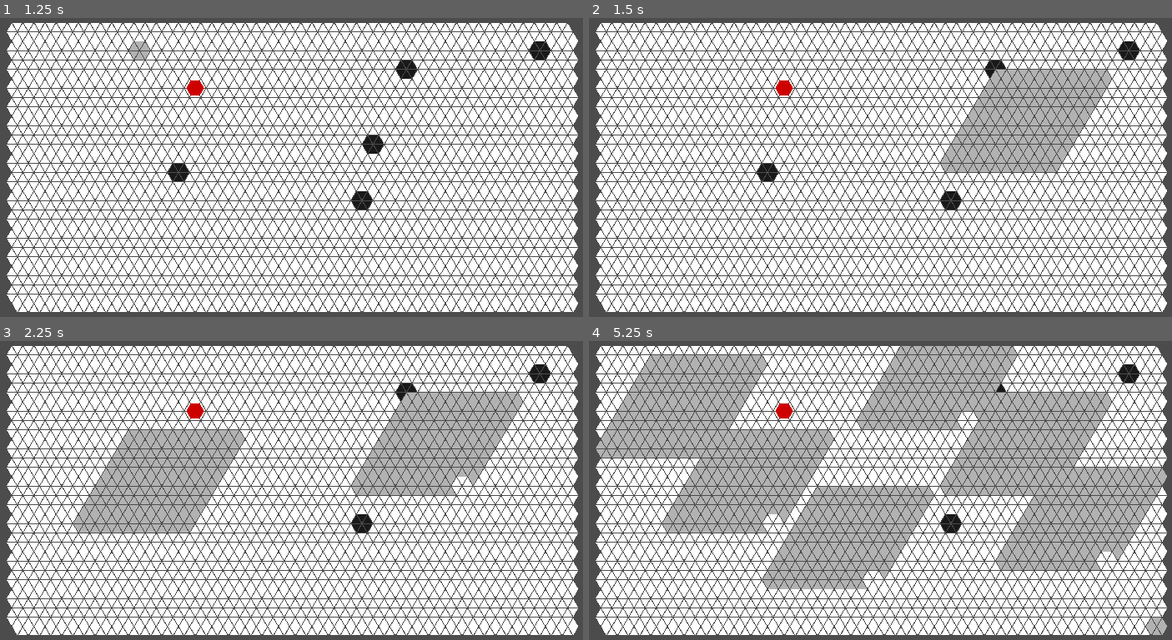
Above: before the commit, frames 1-4 (two rows, left to right).
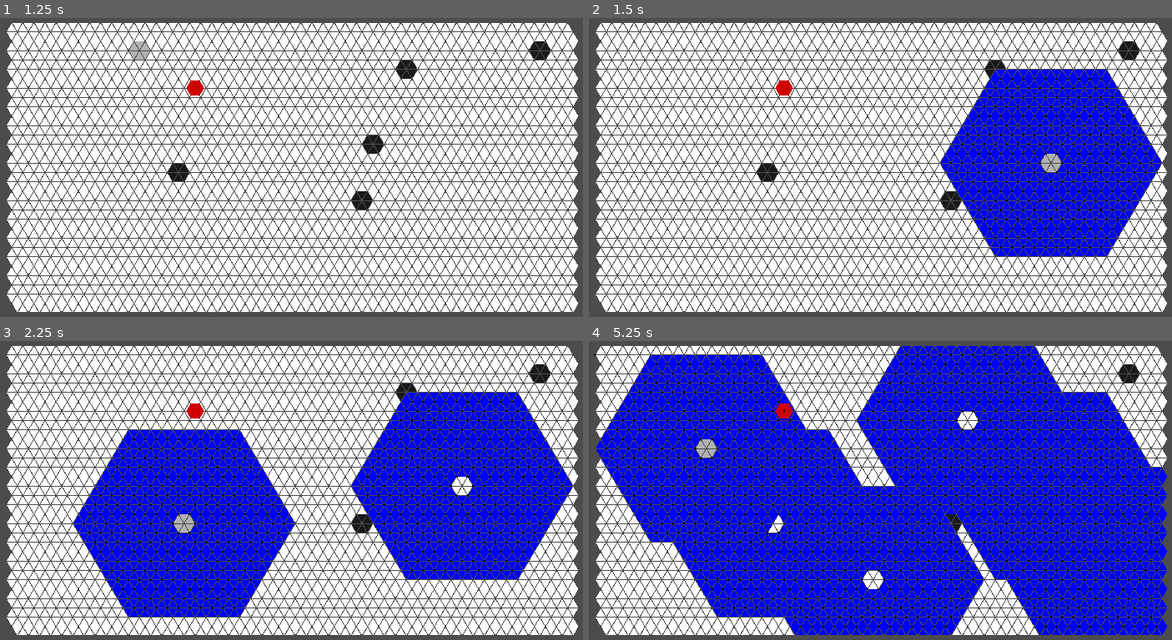
Above: after the commit, the same moments.

Repository: F3lixitas/pousse_pousse_nain
Game: Godot game, scene res://scenes/menu.tscn
Same seed, same stepped clock (60 frames per second), same inputs: the game is played once before the commit and once after it.
Inputs (mouse positions are in pixels of both pictures, inside the frame that each line leads up to):
- Up to frame 1 (1.25 s): click "Launch game" at 0.5 s
- Up to frame 2 (1.5 s): tap Enter at 1.25 s; move the mouse to (1049, 164) at 1.27 s; click (1049, 164) at 1.42 s
- Up to frame 3 (2.25 s): tap Space at 2 s; move the mouse to (180, 526) at 2.02 s; click (180, 526) at 2.17 s
- Up to frame 4 (5.25 s): tap Enter at 2.75, 4.25 s; move the mouse to (973, 424) at 2.77 s; click (973, 424) at 2.92 s; tap Space at 3.5, 5 s; move the mouse to (868, 583) at 3.52 s; click (868, 583) at 3.67 s; move the mouse to (1107, 565) at 4.27 s; click (1107, 565) at 4.42 s; move the mouse to (705, 451) at 5.02 s; click (705, 451) at 5.17 s

Frame 1 is identical in both runs. In frame 2, 14% of the frame differs, in the area x 60-99%, y 17-80%; in frame 3, 29%; in frame 4, 58%, in the area x 0-100%, y 1-99%.

Commit message:
affichage des points

Diff:
--- a/scripts/deplacement.gd
+++ b/scripts/deplacement.gd
@@ -29,7 +29,7 @@
 	#### Programme (a partir de l'étage 2) ######
 	for etageCourant in range(2, 10):
 
-		print("ETAGE n", etageCourant)
+		#print("ETAGE n", etageCourant)
 
 		#### Initialisation des tableaux chemins
 		cheminsBase = cheminsCourant.duplicate(true)
@@ -63,7 +63,7 @@
 		### Vérification des cases à l'étage courant pour chaque chemin ###
 		for j in range(0, cheminsCourant.size()):
 			if cheminsCourant[j].rang != 0 and etageCourant % cheminsCourant[j].rang == 0:
-				print(cheminsCourant[j])
+				#print(cheminsCourant[j])
 
 				#On récup l'indice de la case en passant par tous les voisins depuis le point de départ
 				var indiceCourant = posInit
@@ -73,5 +73,5 @@
 							indiceCourant = node.points[indiceCourant].neighbour[dirCourant]
 
 				indicesOK.append(indiceCourant)
-				print("indice : ", indiceCourant)
+				#print("indice : ", indiceCourant)
 	return indicesOK
--- a/scripts/nodeGenerator_script.gd
+++ b/scripts/nodeGenerator_script.gd
@@ -143,13 +143,17 @@
 		var mp = get_viewport().get_mouse_position()
 
 		var index = pointOperations.getPointIndex(maxX, maxY, stepX, stepY, padding, mp)
-		var selectedPos = pointOperations.getPositionFromCursor(maxX, maxY, stepX, stepY, padding, mp)
-
-
-		var tab = deplacement.verfifAllDep(index, [0, 1, 1, 1, 0, 0], get_node("."))
+
+		var tab = deplacement.verfifAllDep(index, [1, 1, 1, 1, 1, 1], get_node("."))
 
 		for cmp in range(0, tab.size()):
-			changeMaterial(tab[cmp], overlayedMaterial)
+			changeMaterial(tab[cmp], selectedMaterial)
+			selected.append(tab[cmp])
+			var p = Sprite.new()
+			p.texture = load("res://images/noeud.png")
+			p.position = pointOperations.getPointPosition(maxX, maxY, stepX, stepY, padding, tab[cmp])
+			p.scale = Vector2(0.1, 0.1)
+			add_child(p)
 
 	if event is InputEventMouseButton and event.is_pressed() and event.button_index == BUTTON_RIGHT:
 		#remise par défaut
